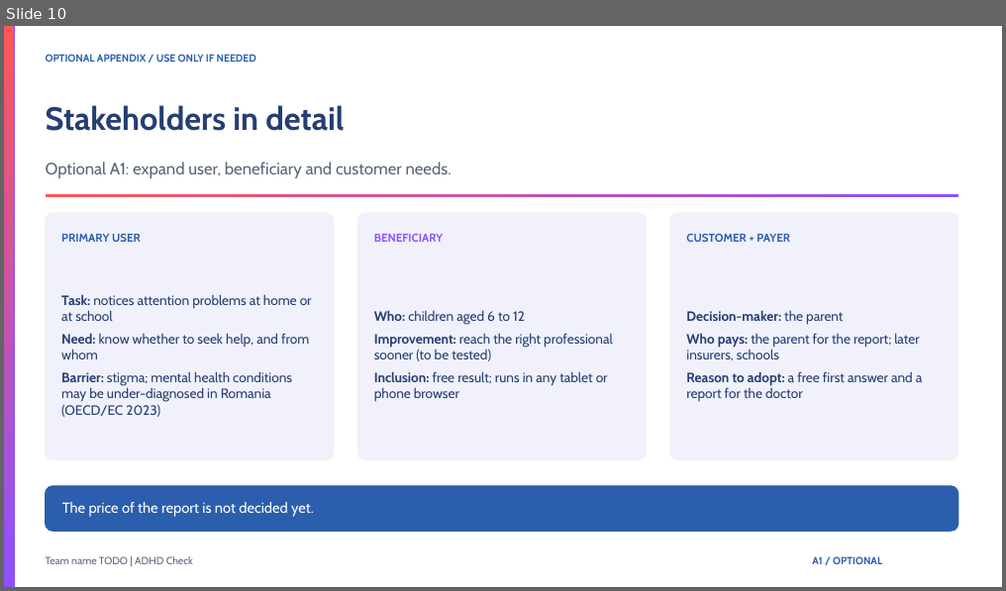
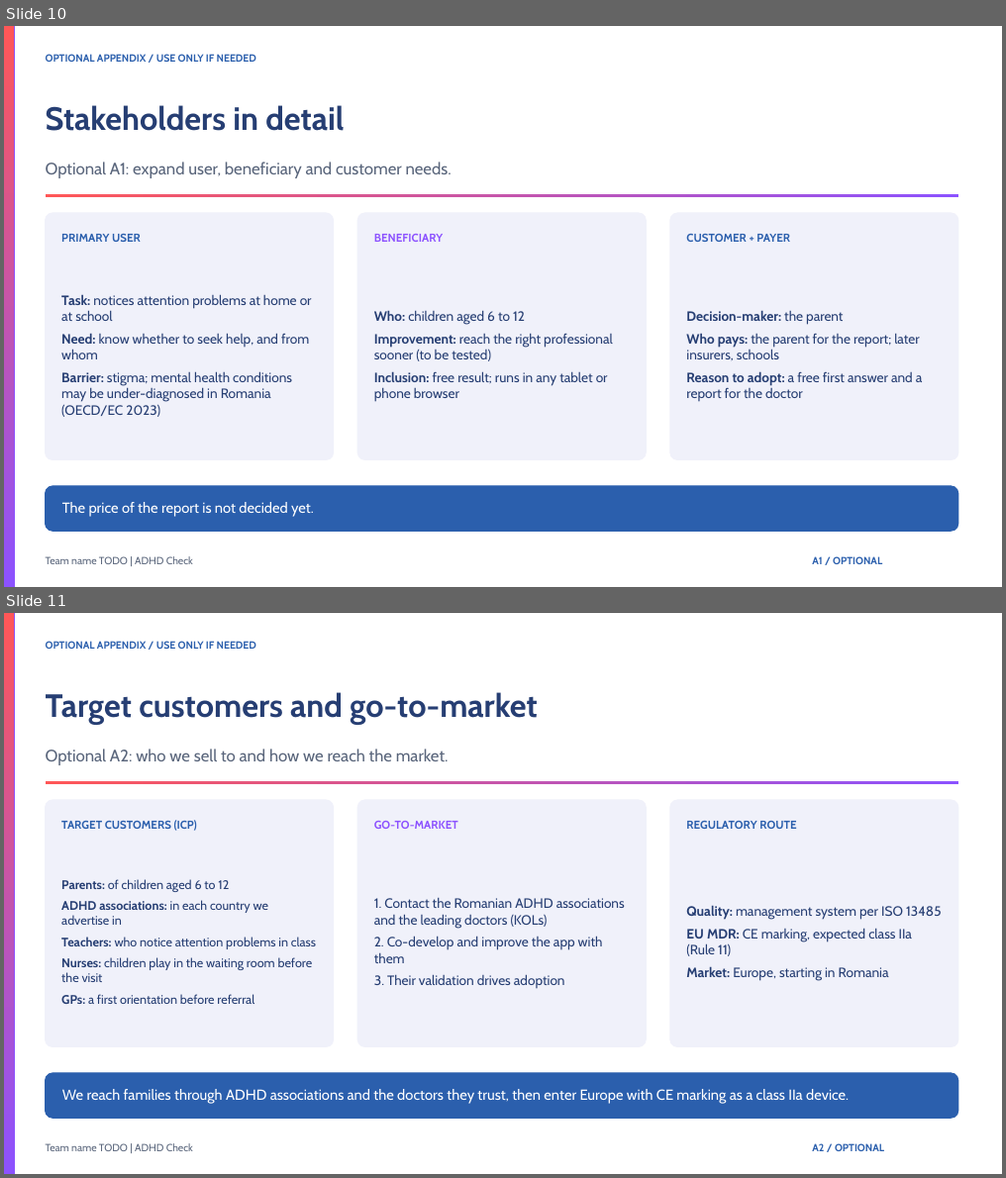
Before and after one commit to NovaCX23/adhdcheck, a slide deck: pitch/ADHD_Check_Pitch.pptx. Shown one above the other, each under a label of ours: slide 10 before the commit, slides 10 and 11 after it. The pictures are 1006x591 and 1006x1178 pixels, drawn with LibreOffice and Linux fonts; fonts in the diff are those of the drawing. Boxes give left, top, right and bottom in pixels: in the first picture for what was removed or moved away, otherwise in the second. Text is boxed around its words. In the diff, an @@ line names an element or a change of style, - is before the commit and + after.

```diff
--- a/pitch/ADHD_Check_Pitch.pptx
+++ b/pitch/ADHD_Check_Pitch.pptx
@@ slide 11 added at [4,613,1002,1174], background #FFFFFF @@
@@ rectangle added at [4,613,15,1174], fill gradient #FF5757 to #8C52FF, outline #8C52FF 1 pt @@
@@ text added at [46,641,256,649], 10 pt, text #2B5FAD, bold @@
+OPTIONAL APPENDIX / USE ONLY IF NEEDED
@@ text added at [46,692,538,725], 31 pt, text #263E73, bold @@
+Target customers and go-to-market
@@ text added at [46,749,449,765], 16 pt, text #59657B @@
+Optional A2: who we sell to and how we reach the market.
@@ rectangle added at [46,781,958,784], fill gradient #FF5757 to #8C52FF @@
@@ rounded rectangle added at [46,800,334,1048], fill #F0F1FA, outline #F0F1FA 1 pt @@
@@ text added at [61,820,197,831], 11 pt, text #2B5FAD, bold @@
+TARGET CUSTOMERS (ICP)
@@ rounded rectangle added at [357,800,646,1048], fill #F0F1FA, outline #F0F1FA 1 pt @@
@@ rounded rectangle added at [670,800,958,1048], fill #F0F1FA, outline #F0F1FA 1 pt @@
@@ text added at [374,821,458,829], 11 pt, text #8C52FF, bold @@
+GO-TO-MARKET
@@ text added at [686,821,796,829], 11 pt, text #2B5FAD, bold @@
+REGULATORY ROUTE
@@ text added at [61,900,316,1004], 12 pt, text #263E73 @@
+Parents: of children aged 6 to 12
+ADHD associations: in each country we advertise in
+Teachers: who notice attention problems in class
+Nurses: children play in the waiting room before the visit
+GPs: a first orientation before referral
@@ text added at [374,897,625,989], 13 pt, text #263E73 @@
+1. Contact the Romanian ADHD associations and the leading doctors (KOLs)
+2. Co-develop and improve the app with them
+3. Their validation drives adoption
@@ text added at [686,905,942,981], 13 pt, text #263E73 @@
+Quality: management system per ISO 13485
+EU MDR: CE marking, expected class IIa (Rule 11)
+Market: Europe, starting in Romania
@@ rounded rectangle added at [46,1073,958,1118], fill #2B5FAD, outline #2B5FAD 1 pt @@
@@ text added at [62,1089,848,1104], 14 pt, text #FFFFFF @@
+We reach families through ADHD associations and the doctors they trust, then enter Europe with CE marking as a class IIa device.
@@ text added at [46,1144,193,1152], 10 pt, text #59657B @@
+Team name TODO | ADHD Check
@@ text added at [812,1144,884,1152], 10 pt, text #2B5FAD, bold @@
+A2 / OPTIONAL
```
Also in this commit, not shown: 3 slides changed, 1 other file.
